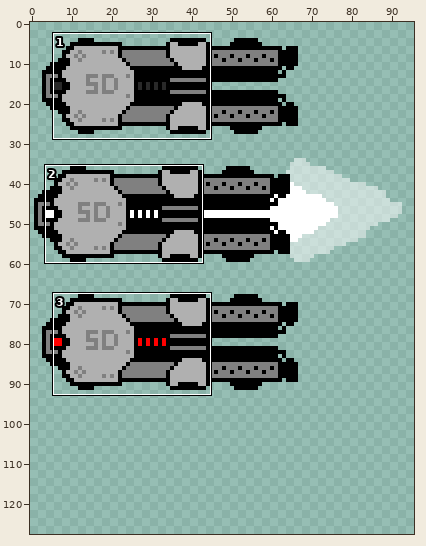
Sprite sheet: game/assets/manual_turret.png. Above, an overview of the earlier version with the close-up marked.
Close-up. Old version:
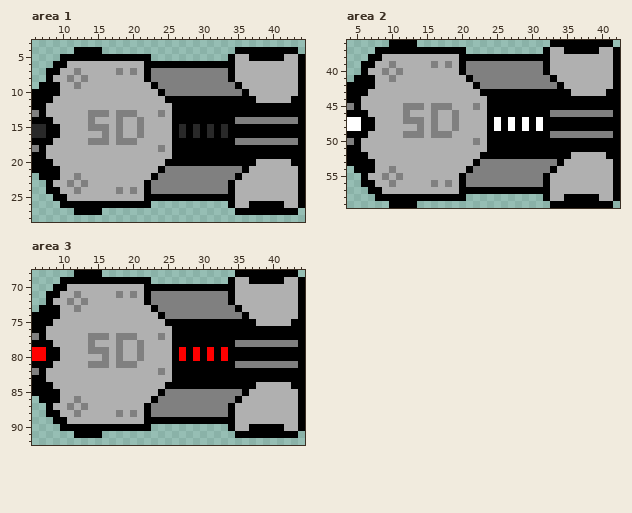
The file is 96x96 pixels. Shown: area 1: x 6..44, y 3..28; area 2: x 4..42, y 36..59; area 3: x 6..44, y 68..92. The old version is drawn lined up with the new one, on the new canvas. The commit also changed other parts of the picture, which this record leaves out.
The result:
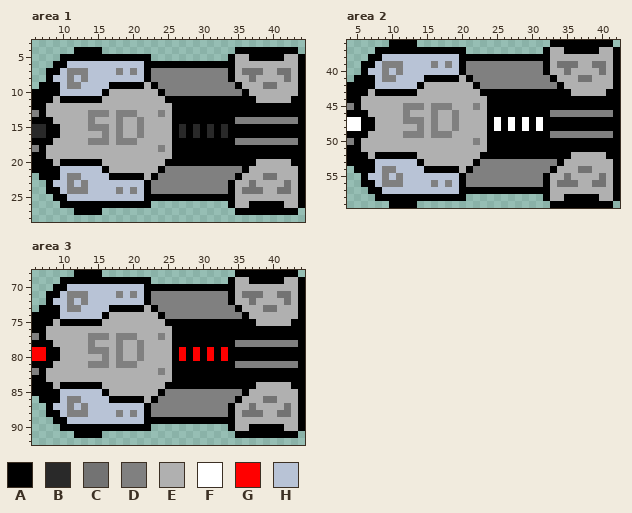
Palette (. is transparent): A #000000  B #292929  C #737373  D #808080  E #b0b0b0  F #ffffff  G #ff0000  H #b8c3d6
Difference:
canvas 96x96 -> 96x128
Area 1:
Colour E becomes colour A in row 9 at x 17 to 21; in row 10 at x 16; in row 11 at x 10 to 15; in row 20 at x 10 to 15; in row 21 at x 16; in row 22 at x 17 to 21.
Colour E becomes colour C in row 7 at x 36 to 38 and 41 to 42; in row 8 at x 37 and 42; in row 9 at x 39 to 40; in row 22 at x 39 to 40; in row 23 at x 37 and 42; in row 24 at x 36 to 38 and 41 to 42.
Colour E becomes colour D in row 7 at x 11 and 13; in row 9 at x 11; in row 22 at x 11; in row 24 at x 11 and 13.
Colour E becomes colour H in row 6 at x 11 to 21; in row 7 at x 10, 14 to 17, 19 and 21; in row 8 at x 9 to 10, 12 and 14 to 21; in row 9 at x 10 and 13 to 16; in row 10 at x 10 to 15; in row 21 at x 10 to 15.
Colour E becomes colour H in row 22 at x 10 and 13 to 16; in row 23 at x 9 to 10, 12 and 14 to 21; in row 24 at x 10, 14 to 17, 19 and 21; in row 25 at x 11 to 21.
Area 2:
Colour E becomes colour A in row 41 at x 15 to 19; in row 42 at x 14; in row 43 at x 8 to 13; in row 52 at x 8 to 13; in row 53 at x 14; in row 54 at x 15 to 19.
Colour E becomes colour C in row 39 at x 34 to 36 and 39 to 40; in row 40 at x 35 and 40; in row 41 at x 37 to 38; in row 54 at x 37 to 38; in row 55 at x 35 and 40; in row 56 at x 34 to 36 and 39 to 40.
Colour E becomes colour D in row 39 at x 9 and 11; in row 41 at x 9; in row 54 at x 9; in row 56 at x 9 and 11.
Colour E becomes colour H in row 38 at x 9 to 19; in row 39 at x 8, 12 to 15, 17 and 19; in row 40 at x 7 to 8, 10 and 12 to 19; in row 41 at x 8 and 11 to 14; in row 42 at x 8 to 13; in row 53 at x 8 to 13.
Colour E becomes colour H in row 54 at x 8 and 11 to 14; in row 55 at x 7 to 8, 10 and 12 to 19; in row 56 at x 8, 12 to 15, 17 and 19; in row 57 at x 9 to 19.
Area 3:
Colour E becomes colour A in row 73 at x 17 to 21; in row 74 at x 16; in row 75 at x 10 to 15; in row 84 at x 10 to 15; in row 85 at x 16; in row 86 at x 17 to 21.
Colour E becomes colour C in row 71 at x 36 to 38 and 41 to 42; in row 72 at x 37 and 42; in row 73 at x 39 to 40; in row 86 at x 39 to 40; in row 87 at x 37 and 42; in row 88 at x 36 to 38 and 41 to 42.
Colour E becomes colour D in row 71 at x 11 and 13; in row 73 at x 11; in row 86 at x 11; in row 88 at x 11 and 13.
Colour E becomes colour H in row 70 at x 11 to 21; in row 71 at x 10, 14 to 17, 19 and 21; in row 72 at x 9 to 10, 12 and 14 to 21; in row 73 at x 10 and 13 to 16; in row 74 at x 10 to 15; in row 85 at x 10 to 15.
Colour E becomes colour H in row 86 at x 10 and 13 to 16; in row 87 at x 9 to 10, 12 and 14 to 21; in row 88 at x 10, 14 to 17, 19 and 21; in row 89 at x 11 to 21.
